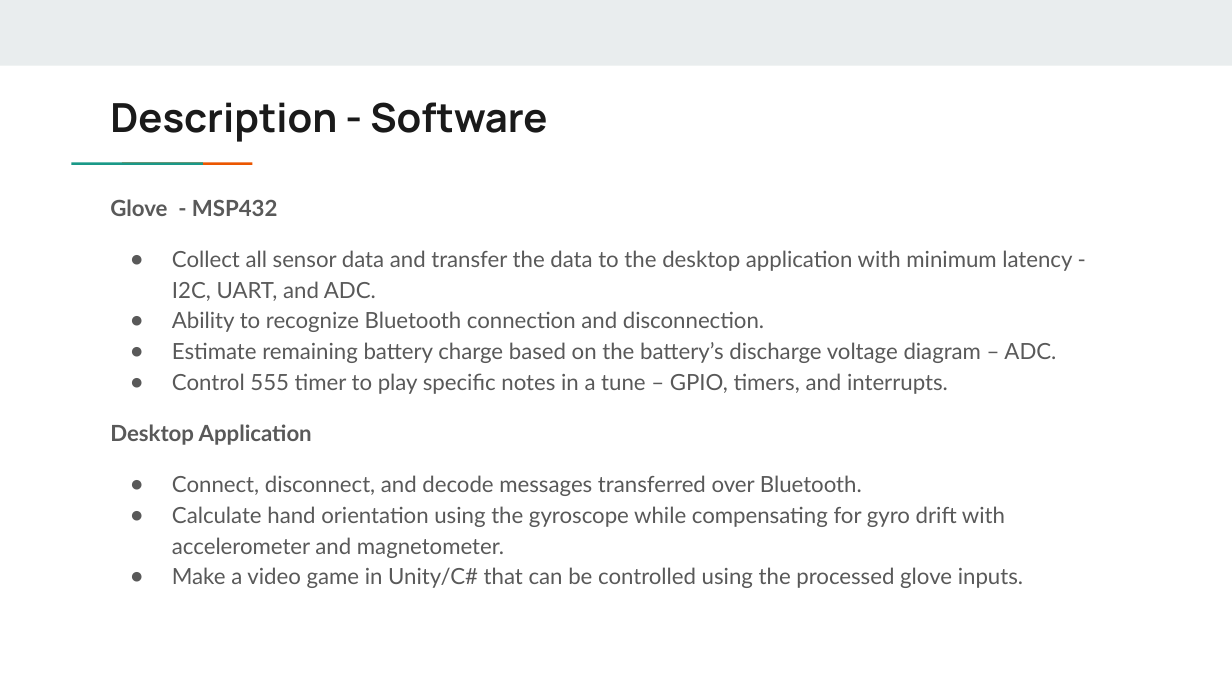
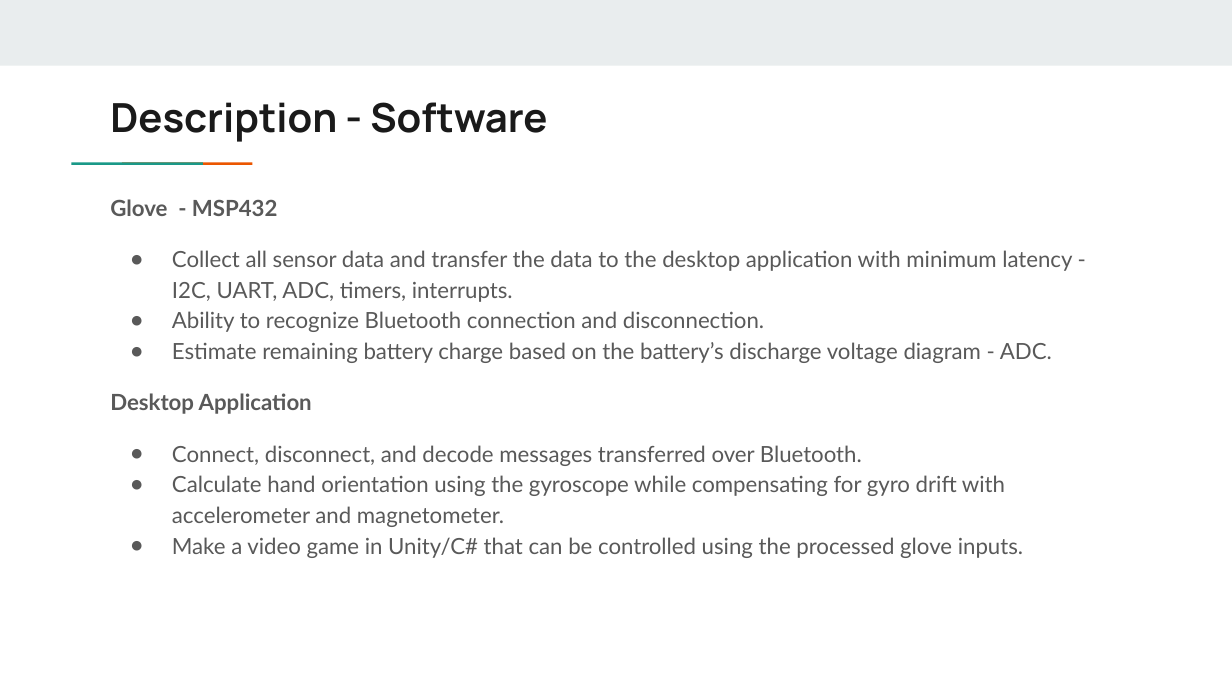
Before and after one commit to digitaldanny/AudioEffectsGlove, a slide deck: slide 6 of docs/Hand Tracking Glove - Project Presentation.pptx. Drawn at 1232x693 pixels with LibreOffice and Linux fonts; fonts in the diff are those of the drawing. Boxes give left, top, right and bottom in pixels: in the first picture for what was removed or moved away, otherwise in the second. Text is boxed around its words. In the diff, an @@ line names an element or a change of style, - is before the commit and + after.

```diff
--- a/docs/Hand Tracking Glove - Project Presentation.pptx
+++ b/docs/Hand Tracking Glove - Project Presentation.pptx
@@ text at (172, 250, 1072, 302): text changed @@
-● Collect all sensor data and transfer the data to the desktop application with minimum latency - I2C, UART, and ADC.
+● Collect all sensor data and transfer the data to the desktop application with minimum latency - I2C, UART, ADC, timers, interrupts.
@@ text at (172, 342, 1052, 363): text changed @@
-● Estimate remaining battery charge based on the battery’s discharge voltage diagram – ADC.
-● Control 555 timer to play specific notes in a tune – GPIO, timers, and interrupts.
+● Estimate remaining battery charge based on the battery’s discharge voltage diagram - ADC.
```
Also in this commit, not shown: 3 other slides changed, 2 other files.
